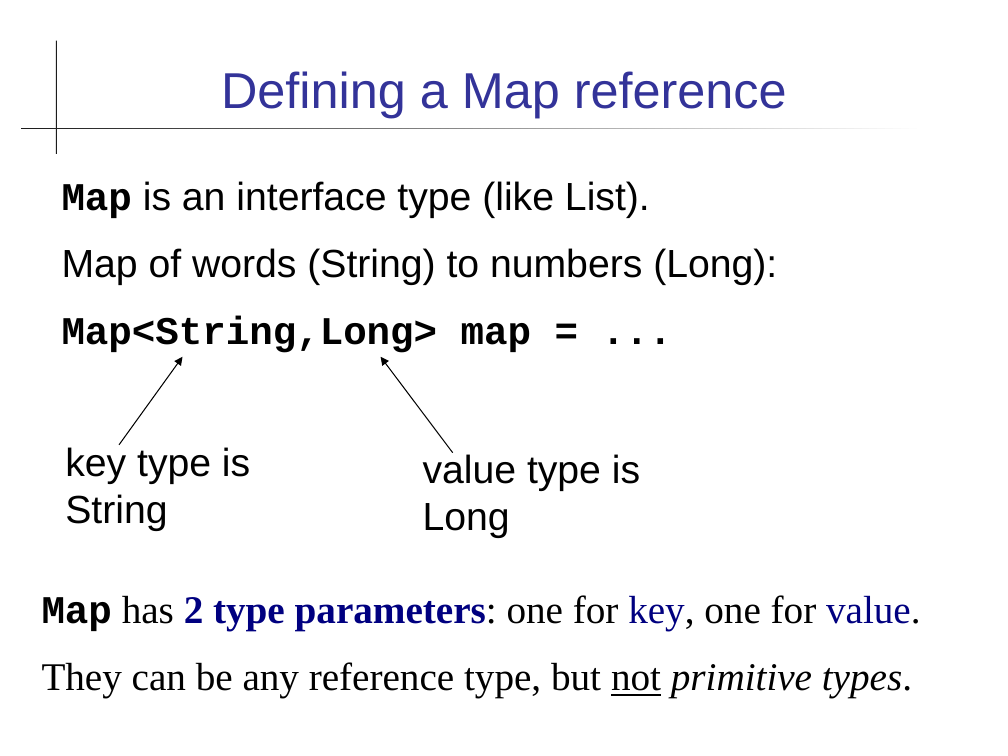
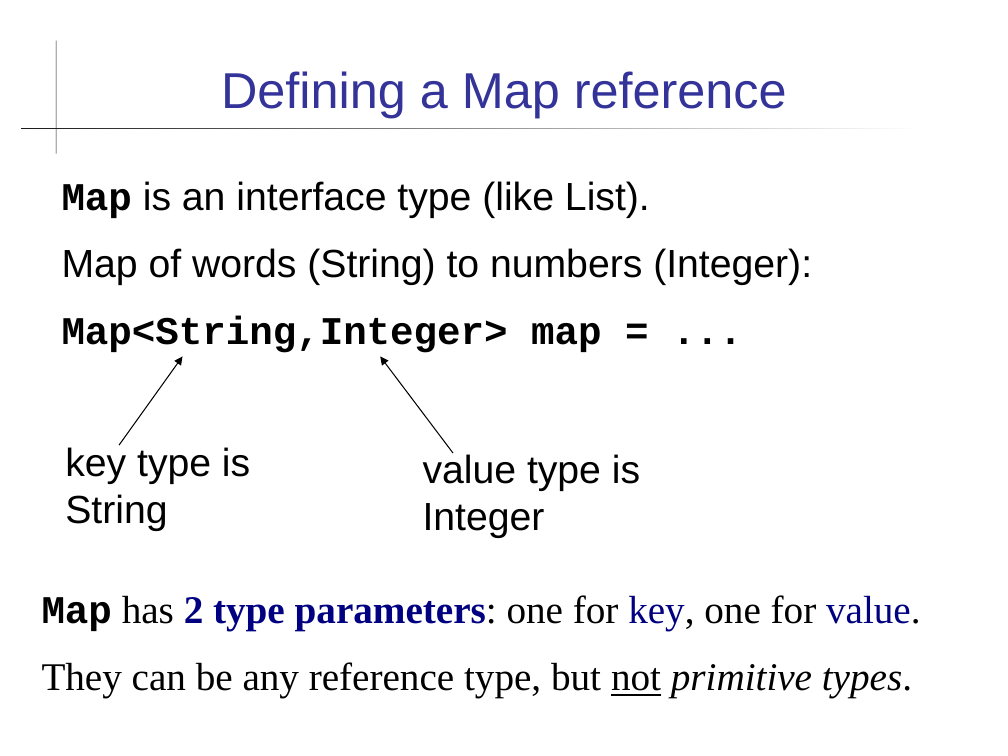
Before and after one commit to skeoop/skeoop.github.io, a slide deck: slide 5 of collections/Map.ppt. Drawn at 1008x756 pixels with LibreOffice and Linux fonts; fonts in the diff are those of the drawing. Boxes give left, top, right and bottom in pixels: in the first picture for what was removed or moved away, otherwise in the second. Text is boxed around its words. In the diff, an @@ line names an element or a change of style, - is before the commit and + after.

```diff
--- a/collections/Map.ppt
+++ b/collections/Map.ppt
@@ text at bbox=[62, 248, 812, 353]: text changed @@
-Map of words (String) to numbers (Long):
-Map<String,Long> map = ...
+Map of words (String) to numbers (Integer):
+Map<String,Integer> map = ...
@@ text at bbox=[423, 452, 640, 538]: text changed @@
-value type is Long
+value type is
+Integer
```
Also in this commit, not shown: 3 other slides changed, 3 other files.
